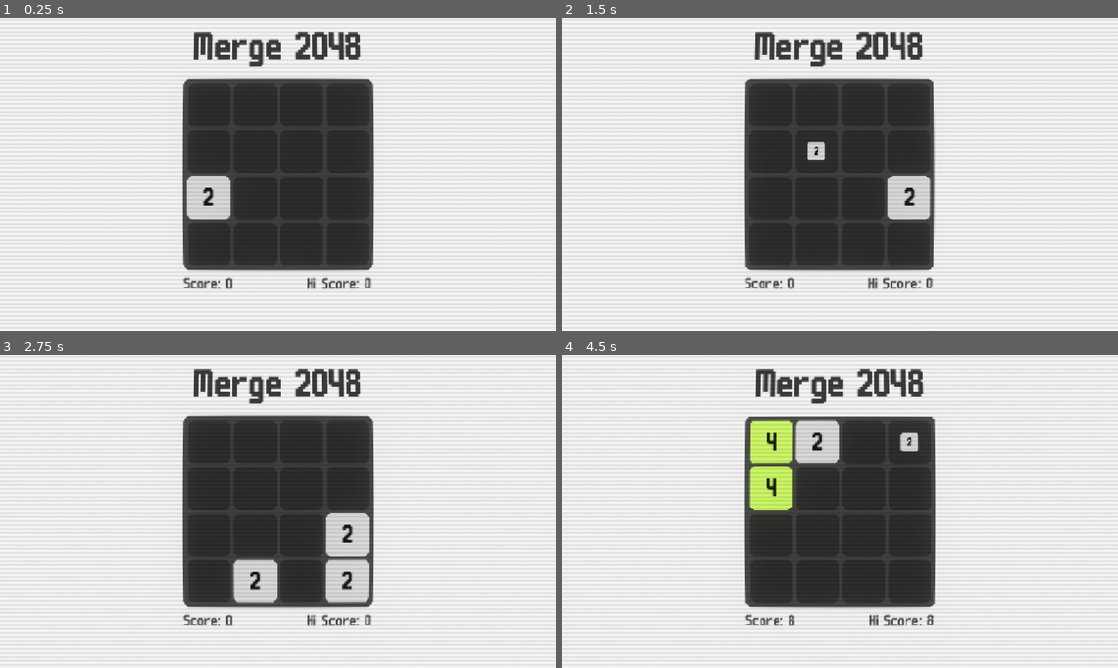
Above: before the commit, frames 1-4 (two rows, left to right).
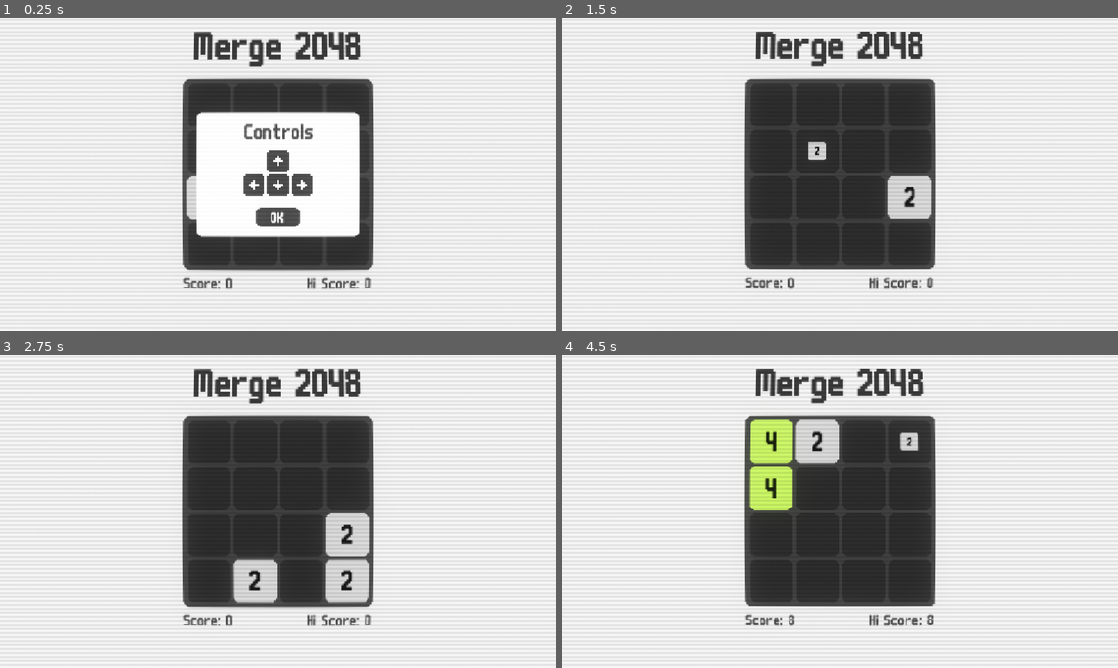
Above: after the commit, the same moments.

Repository: ancoder-games/2048
Game: Godot game, scene res://src/core/main/main.tscn
The game is run twice, just before and just after one commit, with the same random seed, the same clock (stepped at 60 frames per second) and the same inputs. The engine's default icon, where the game draws it, is replaced by a stand-in: a white triangle on a blue panel in a dark square.
Inputs (mouse positions are in pixels of both pictures, inside the frame that each line leads up to):
- Up to frame 1 (0.25 s): no input
- Up to frame 2 (1.5 s): click (840, 218) at 0.5 s, where only the run after the commit has a clickable "OK"; tap Enter (ui_accept) at 1.25 s; move the mouse to (962, 158) at 1.27 s; hold Right (right) from 1.28 s (still down); tap Alt at 1.35 s; click (962, 158) at 1.42 s
- Up to frame 3 (2.75 s): tap Enter (ui_accept) at 1.52, 2.27 s; move the mouse to (166, 527) at 2.02 s; release Right (right) at 2.03 s; hold Down (down) from 2.03 s (still down); tap Shift at 2.1 s; click (166, 527) at 2.17 s
- Up to frame 4 (4.5 s): tap Enter (ui_accept) at 2.75, 3.5, 3.77, 4.25 s; move the mouse to (895, 442) at 2.77 s; release Down (down) at 2.78 s; hold Right (right) 2.78-3.53 s; tap Alt at 2.85, 4.35 s; click (895, 442) at 2.92 s; move the mouse to (812, 574) at 3.52 s; hold Up (up) 3.53-4.28 s; tap Shift at 3.6 s; click (812, 574) at 3.67 s; move the mouse to (1006, 558) at 4.27 s; hold Left (left) from 4.28 s (still down); click (1006, 558) at 4.42 s

The runs differ from the first frame. In frame 1, 12% of the frame differs, in the area x 35-65%, y 30-70%; in frame 2, 1.7%; in frame 3, 0.2%; in frame 4, 1.0%.

Commit message:
more polish

Diff:
--- a/src/core/main/main.tscn
+++ b/src/core/main/main.tscn
@@ -12,7 +12,7 @@
 tonemap_white = 1.5
 glow_enabled = true
 glow_intensity = 0.2
-glow_bloom = 0.5
+glow_bloom = 0.6
 adjustment_enabled = true
 adjustment_brightness = 1.1
 adjustment_contrast = 0.9
@@ -70,5 +70,3 @@
 
 [node name="Board" parent="." unique_id=1609651527 instance=ExtResource("4_yfg2f")]
 scale = Vector2(1.4, 1.4)
-
-[node name="CanvasModulate" type="CanvasModulate" parent="." unique_id=140770158]
--- a/src/gameplay/2048/board/board.gd
+++ b/src/gameplay/2048/board/board.gd
@@ -6,11 +6,15 @@
 
 @onready var camera_service: CameraService = Services.get(CameraService.SERVICE_ID)
 
-@onready var anim: AnimationPlayer = %AnimationPlayer
+@onready var game_over_anim: AnimationPlayer = %GameOverAnim
+@onready var controls_anim: AnimationPlayer = %ControlsAnim
 
 @onready var slide_effect: AudioStreamPlayer = %SlideEffect
+@onready var impact_effect: AudioStreamPlayer = %ImpactEffect
 
 @onready var retry_button: Button = %RetryButton
+@onready var ok_button: Button = %OKButton
+
 @onready var score_label: Label = %ScoreLabel
 @onready var high_score_label: Label = %HighScoreLabel
 
@@ -21,6 +25,7 @@
 var high_score: int = 0
 
 var game_over: bool = false
+var can_retry: bool = false
 
 var move_debounce: bool = false
 
@@ -34,13 +39,22 @@
 	high_score_label.text = "Hi Score: %d" % high_score
 
 func _on_retry_button_pressed() -> void:
-	anim.play("retry")
-	await anim.animation_finished
+	if !can_retry: return
+	can_retry = false
+	game_over_anim.play("retry")
+	slide_effect.play()
+	await game_over_anim.animation_finished
 	await get_tree().create_timer(0.2).timeout
 
 	for y: int in 4:
 		for x: int in 4:
-			await get_tile(Vector2i(x, y)).destroy()
+			if x == 3:
+				await get_tile(Vector2i(x, y)).destroy()
+				camera_service.screen_shake(30, 0.01)
+				impact_effect.play()
+				await get_tree().create_timer(0.1).timeout
+			else:
+				get_tile(Vector2i(x, y)).destroy()
 
 	await get_tree().create_timer(0.4).timeout
 
@@ -48,8 +62,16 @@
 	score = 0
 	game_over = false
 
+func _on_ok_button_pressed() -> void:
+	controls_anim.play("disappear")
+	camera_service.screen_shake(5, 0.05)
+	slide_effect.play()
+
 func _ready() -> void:
 	retry_button.pressed.connect(_on_retry_button_pressed)
+	ok_button.pressed.connect(_on_ok_button_pressed)
+
+	controls_anim.play("appear")
 
 	_on_score_updated()
 	add_random_tile(2)
@@ -103,8 +125,9 @@
 
 	if check_game_over():
 		game_over = true
+		can_retry = true
 		await get_tree().create_timer(1).timeout
-		anim.play("game_over")
+		game_over_anim.play("game_over")
 
 func resolve_position(pos: Vector2i) -> Vector2:
 	# return (pos * TILE_SIZE) + ((TILE_SIZE / 2) * Vector2i.ONE) - ((TILE_SIZE * 2) * Vector2.ONE)
--- a/src/gameplay/2048/board/board.tscn
+++ b/src/gameplay/2048/board/board.tscn
@@ -6,6 +6,9 @@
 [ext_resource type="FontFile" uid="uid://burmn3lue0ygn" path="res://assets/fonts/m6x11.ttf" id="4_5ttfy"]
 [ext_resource type="Texture2D" uid="uid://c1238ni2vij2s" path="res://assets/textures/reload.svg" id="5_jja56"]
 [ext_resource type="AudioStream" uid="uid://de526mi5ie1xr" path="res://assets/sfx/Minimalist7.wav" id="6_ankeq"]
+[ext_resource type="AudioStream" uid="uid://uy5rcsxbebhe" path="res://assets/sfx/explosion.wav" id="7_05liv"]
+[ext_resource type="Texture2D" uid="uid://b7oo5gyw15tf3" path="res://assets/textures/tilemap_white.png" id="7_xe3on"]
+[ext_resource type="Texture2D" uid="uid://d74vsu7f0wl8" path="res://assets/textures/tile_dark_rounded.png" id="8_hxcun"]
 
 [sub_resource type="StyleBoxTexture" id="StyleBoxTexture_pnotm"]
 texture = ExtResource("3_rmtit")
@@ -75,7 +78,7 @@
 
 [sub_resource type="Animation" id="Animation_ankeq"]
 resource_name = "appear"
-length = 0.19999999999999998
+length = 0.2
 tracks/0/type = "value"
 tracks/0/imported = false
 tracks/0/enabled = true
@@ -103,7 +106,7 @@
 
 [sub_resource type="Animation" id="Animation_xe3on"]
 resource_name = "retry"
-length = 0.19999999999999998
+length = 0.2
 tracks/0/type = "value"
 tracks/0/imported = false
 tracks/0/enabled = true
@@ -140,6 +143,139 @@
 random_pitch = 1.2599211
 streams_count = 1
 stream_0/stream = ExtResource("6_ankeq")
+
+[sub_resource type="AudioStreamRandomizer" id="AudioStreamRandomizer_hfhpw"]
+random_pitch = 1.2599211
+streams_count = 1
+stream_0/stream = ExtResource("7_05liv")
+
+[sub_resource type="StyleBoxTexture" id="StyleBoxTexture_ankeq"]
+texture = ExtResource("3_rmtit")
+texture_margin_left = 6.0
+texture_margin_top = 6.0
+texture_margin_right = 6.0
+texture_margin_bottom = 6.0
+
+[sub_resource type="LabelSettings" id="LabelSettings_0o143"]
+font_size = 32
+font_color = Color(0.2, 0.2, 0.2, 1)
+
+[sub_resource type="AtlasTexture" id="AtlasTexture_ankeq"]
+atlas = ExtResource("7_xe3on")
+region = Rect2(512, 206, 11, 11)
+
+[sub_resource type="AtlasTexture" id="AtlasTexture_hxcun"]
+atlas = ExtResource("7_xe3on")
+region = Rect2(563, 206, 11, 11)
+
+[sub_resource type="AtlasTexture" id="AtlasTexture_xe3on"]
+atlas = ExtResource("7_xe3on")
+region = Rect2(546, 206, 11, 11)
+
+[sub_resource type="AtlasTexture" id="AtlasTexture_05liv"]
+atlas = ExtResource("7_xe3on")
+region = Rect2(529, 206, 11, 11)
+
+[sub_resource type="StyleBoxTexture" id="StyleBoxTexture_hxcun"]
+content_margin_left = 0.0
+content_margin_top = 5.0
+content_margin_right = 0.0
+content_margin_bottom = 0.0
+texture = ExtResource("8_hxcun")
+texture_margin_left = 6.0
+texture_margin_top = 6.0
+texture_margin_right = 6.0
+texture_margin_bottom = 6.0
+
+[sub_resource type="Animation" id="Animation_hxcun"]
+length = 0.001
+tracks/0/type = "value"
+tracks/0/imported = false
+tracks/0/enabled = true
+tracks/0/path = NodePath(".:offset_transform_scale")
+tracks/0/interp = 1
+tracks/0/loop_wrap = true
+tracks/0/keys = {
+"times": PackedFloat32Array(0),
+"transitions": PackedFloat32Array(1),
+"update": 0,
+"values": [Vector2(1, 1)]
+}
+tracks/1/type = "value"
+tracks/1/imported = false
+tracks/1/enabled = true
+tracks/1/path = NodePath(".:visible")
+tracks/1/interp = 1
+tracks/1/loop_wrap = true
+tracks/1/keys = {
+"times": PackedFloat32Array(0),
+"transitions": PackedFloat32Array(1),
+"update": 1,
+"values": [false]
+}
+
+[sub_resource type="Animation" id="Animation_05liv"]
+resource_name = "appear"
+length = 0.19999999999999998
+tracks/0/type = "value"
+tracks/0/imported = false
+tracks/0/enabled = true
+tracks/0/path = NodePath(".:offset_transform_scale")
+tracks/0/interp = 2
+tracks/0/loop_wrap = true
+tracks/0/keys = {
+"times": PackedFloat32Array(0, 0.19999999),
+"transitions": PackedFloat32Array(2, 1),
+"update": 0,
+"values": [Vector2(0.001, 0.001), Vector2(1, 1)]
+}
+tracks/1/type = "value"
+tracks/1/imported = false
+tracks/1/enabled = true
+tracks/1/path = NodePath(".:visible")
+tracks/1/interp = 1
+tracks/1/loop_wrap = true
+tracks/1/keys = {
+"times": PackedFloat32Array(0),
+"transitions": PackedFloat32Array(1),
+"update": 1,
+"values": [true]
+}
+
+[sub_resource type="Animation" id="Animation_hfhpw"]
+resource_name = "disappear"
+length = 0.19999999999999998
+tracks/0/type = "value"
+tracks/0/imported = false
+tracks/0/enabled = true
+tracks/0/path = NodePath(".:offset_transform_scale")
+tracks/0/interp = 2
+tracks/0/loop_wrap = true
+tracks/0/keys = {
+"times": PackedFloat32Array(0, 0.19999999),
+"transitions": PackedFloat32Array(0.5, 1),
+"update": 0,
+"values": [Vector2(1, 1), Vector2(0.001, 0.001)]
+}
+tracks/1/type = "value"
+tracks/1/imported = false
+tracks/1/enabled = true
+tracks/1/path = NodePath(".:visible")
+tracks/1/interp = 1
+tracks/1/loop_wrap = true
+tracks/1/keys = {
+"times": PackedFloat32Array(0, 0.19999999),
+"transitions": PackedFloat32Array(1, 1),
+"update": 1,
+"values": [true, false]
+}
+
+[sub_resource type="AnimationLibrary" id="AnimationLibrary_hfhpw"]
+_data = {
+&"RESET": SubResource("Animation_hxcun"),
+&"appear": SubResource("Animation_05liv"),
+&"disappear": SubResource("Animation_hfhpw")
+}
 
 [node name="Board" type="Node2D" unique_id=1609651527]
 script = ExtResource("1_8t0ls")
@@ -369,13 +505,125 @@
 text = "Retry"
 icon = ExtResource("5_jja56")
 
-[node name="AnimationPlayer" type="AnimationPlayer" parent="GameOver" unique_id=867992399]
+[node name="GameOverAnim" type="AnimationPlayer" parent="GameOver" unique_id=867992399]
 unique_name_in_owner = true
 libraries/ = SubResource("AnimationLibrary_xe3on")
-
-[node name="Camera2D" type="Camera2D" parent="." unique_id=832149438]
 
 [node name="SlideEffect" type="AudioStreamPlayer" parent="." unique_id=407128350]
 unique_name_in_owner = true
 stream = SubResource("AudioStreamRandomizer_jja56")
 pitch_scale = 0.6
+
+[node name="ImpactEffect" type="AudioStreamPlayer" parent="." unique_id=23211735]
+unique_name_in_owner = true
+stream = SubResource("AudioStreamRandomizer_hfhpw")
+volume_db = -30.0
+
+[node name="Controls" type="Panel" parent="." unique_id=1691786672]
+visible = false
+z_index = 100
+anchors_preset = 8
+anchor_left = 0.5
+anchor_top = 0.5
+anchor_right = 0.5
+anchor_bottom = 0.5
+offset_left = -122.000015
+offset_top = -92.0
+offset_right = 122.000015
+offset_bottom = 92.0
+grow_horizontal = 2
+grow_vertical = 2
+offset_transform_enabled = true
+theme_override_styles/panel = SubResource("StyleBoxTexture_ankeq")
+
+[node name="ControlsLabel" type="Label" parent="Controls" unique_id=1644586189]
+layout_mode = 1
+anchors_preset = 5
+anchor_left = 0.5
+anchor_right = 0.5
+offset_left = -50.000008
+offset_top = 17.0
+offset_right = 53.999992
+offset_bottom = 45.0
+grow_horizontal = 2
+text = "Controls"
+label_settings = SubResource("LabelSettings_0o143")
+horizontal_alignment = 1
+vertical_alignment = 1
+
+[node name="VBoxContainer" type="VBoxContainer" parent="Controls" unique_id=1712465576]
+layout_mode = 1
+anchors_preset = 8
+anchor_left = 0.5
+anchor_top = 0.5
+anchor_right = 0.5
+anchor_bottom = 0.5
+offset_left = -52.000008
+offset_top = -36.0
+offset_right = 51.999992
+offset_bottom = 32.0
+grow_horizontal = 2
+grow_vertical = 2
+
+[node name="Up" type="TextureRect" parent="Controls/VBoxContainer" unique_id=2013695721]
+self_modulate = Color(0.2, 0.2, 0.2, 1)
+custom_minimum_size = Vector2(32, 32)
+layout_mode = 2
+size_flags_horizontal = 4
+texture = SubResource("AtlasTexture_ankeq")
+
+[node name="HBoxContainer" type="HBoxContainer" parent="Controls/VBoxContainer" unique_id=1060027971]
+layout_mode = 2
+
+[node name="Left" type="TextureRect" parent="Controls/VBoxContainer/HBoxContainer" unique_id=1831234809]
+self_modulate = Color(0.2, 0.2, 0.2, 1)
+custom_minimum_size = Vector2(32, 32)
+layout_mode = 2
+texture = SubResource("AtlasTexture_hxcun")
+
+[node name="Down" type="TextureRect" parent="Controls/VBoxContainer/HBoxContainer" unique_id=873359389]
+self_modulate = Color(0.2, 0.2, 0.2, 1)
+custom_minimum_size = Vector2(32, 32)
+layout_mode = 2
+texture = SubResource("AtlasTexture_xe3on")
+
+[node name="Right" type="TextureRect" parent="Controls/VBoxContainer/HBoxContainer" unique_id=1234437382]
+self_modulate = Color(0.2, 0.2, 0.2, 1)
+custom_minimum_size = Vector2(32, 32)
+layout_mode = 2
+texture = SubResource("AtlasTexture_05liv")
+
+[node name="OKButton" type="Button" parent="Controls" unique_id=1645878443]
+unique_name_in_owner = true
+layout_mode = 1
+anchors_preset = 7
+anchor_left = 0.5
+anchor_top = 1.0
+anchor_right = 0.5
+anchor_bottom = 1.0
+offset_left = -33.000008
+offset_top = -42.0
+offset_right = 32.999992
+offset_bottom = -15.0
+grow_horizontal = 2
+grow_vertical = 0
+size_flags_horizontal = 4
+mouse_default_cursor_shape = 2
+theme_override_colors/font_color = Color(1, 1, 1, 1)
+theme_override_colors/font_focus_color = Color(1, 1, 1, 1)
+theme_override_colors/font_pressed_color = Color(1, 1, 1, 1)
+theme_override_colors/font_hover_color = Color(0.7279856, 0.7279857, 0.7279856, 1)
+theme_override_colors/font_hover_pressed_color = Color(0.3470683, 0.3470683, 0.3470683, 1)
+theme_override_constants/h_separation = 8
+theme_override_constants/icon_max_width = 24
+theme_override_font_sizes/font_size = 24
+theme_override_styles/normal = SubResource("StyleBoxTexture_hxcun")
+theme_override_styles/pressed = SubResource("StyleBoxTexture_hxcun")
+theme_override_styles/hover = SubResource("StyleBoxTexture_hxcun")
+theme_override_styles/disabled = SubResource("StyleBoxTexture_hxcun")
+theme_override_styles/focus = SubResource("StyleBoxTexture_hxcun")
+text = "OK"
+
+[node name="ControlsAnim" type="AnimationPlayer" parent="Controls" unique_id=1321438204]
+unique_name_in_owner = true
+libraries/ = SubResource("AnimationLibrary_hfhpw")
--- a/src/gameplay/2048/tile/tile.gd
+++ b/src/gameplay/2048/tile/tile.gd
@@ -14,7 +14,7 @@
 	256: Color8(84, 219, 123),
 	512: Color8(215, 84, 219),
 	1024: Color8(84, 136, 219),
-	2048: Color8(219, 210, 84),
+	2048: Color8(234, 224, 76),
 	-1: Color8(51, 51, 51), # #333333
 }
 
@@ -29,6 +29,7 @@
 	set(new_value): value = new_value; _tile_value_updated()
 @export var tile_pos: Vector2i:
 	set(new_value): tile_pos = new_value; _tile_pos_updated()
+@export var label_settings: LabelSettings
 
 @onready var value_label: Label = %Value
 @onready var anim: AnimationPlayer = %AnimationPlayer
@@ -70,12 +71,15 @@
 		self_modulate = COLORS[-1]
 
 	value_label.text = str(value)
+	if value > 512:
+		value_label.label_settings.font_size = 32
 
 	if to_play_merge:
 		anim.play("merge")
 		to_play_merge = false
 
 func _ready() -> void:
+	value_label.label_settings = label_settings.duplicate()
 	_tile_pos_updated(false)
 	_tile_value_updated()
 
--- a/src/gameplay/2048/tile/tile.tscn
+++ b/src/gameplay/2048/tile/tile.tscn
@@ -4,8 +4,8 @@
 [ext_resource type="Script" uid="uid://xjlpssehq22h" path="res://src/gameplay/2048/tile/tile.gd" id="2_wj11w"]
 [ext_resource type="AudioStream" uid="uid://duppevevrt5yg" path="res://assets/sfx/pop_1.wav" id="3_1k2ii"]
 
-[sub_resource type="LabelSettings" id="LabelSettings_h45xw"]
-font_size = 38
+[sub_resource type="LabelSettings" id="LabelSettings_1k2ii"]
+font_size = 42
 font_color = Color(0, 0, 0, 1)
 
 [sub_resource type="Animation" id="Animation_1k2ii"]
@@ -65,7 +65,7 @@
 
 [sub_resource type="Animation" id="Animation_w7oaq"]
 resource_name = "destroy"
-length = 0.19999999999999998
+length = 0.2
 tracks/0/type = "value"
 tracks/0/imported = false
 tracks/0/enabled = true
@@ -93,7 +93,7 @@
 
 [sub_resource type="Animation" id="Animation_tm5u5"]
 resource_name = "merge"
-length = 0.19999999999999998
+length = 0.2
 tracks/0/type = "value"
 tracks/0/imported = false
 tracks/0/enabled = true
@@ -124,20 +124,23 @@
 scale = Vector2(1.01, 1.01)
 texture = ExtResource("1_pnotm")
 script = ExtResource("2_wj11w")
+label_settings = SubResource("LabelSettings_1k2ii")
 
 [node name="Value" type="Label" parent="." unique_id=1568125818]
 unique_name_in_owner = true
 anchors_preset = 15
 anchor_right = 1.0
 anchor_bottom = 1.0
-offset_left = -30.0
-offset_top = -29.0
-offset_right = -30.0
-offset_bottom = -29.0
+offset_left = -30.69307
+offset_top = -27.722773
+offset_right = -30.69307
+offset_bottom = -27.72277
 grow_horizontal = 2
 grow_vertical = 2
+theme_override_colors/font_color = Color(0, 0, 0, 1)
+theme_override_font_sizes/font_size = 38
 text = "0"
-label_settings = SubResource("LabelSettings_h45xw")
+label_settings = SubResource("LabelSettings_1k2ii")
 horizontal_alignment = 1
 vertical_alignment = 1
 
Not shown, added: assets/sfx/explosion.wav.import
Binary file added: assets/textures/tile_dark_rounded.png
Not shown, added: assets/textures/tile_dark_rounded.png.import
Binary file added: assets/textures/tilemap_white.png
Not shown, added: assets/textures/tilemap_white.png.import
Not shown, added: assets/sfx/explosion.wav
